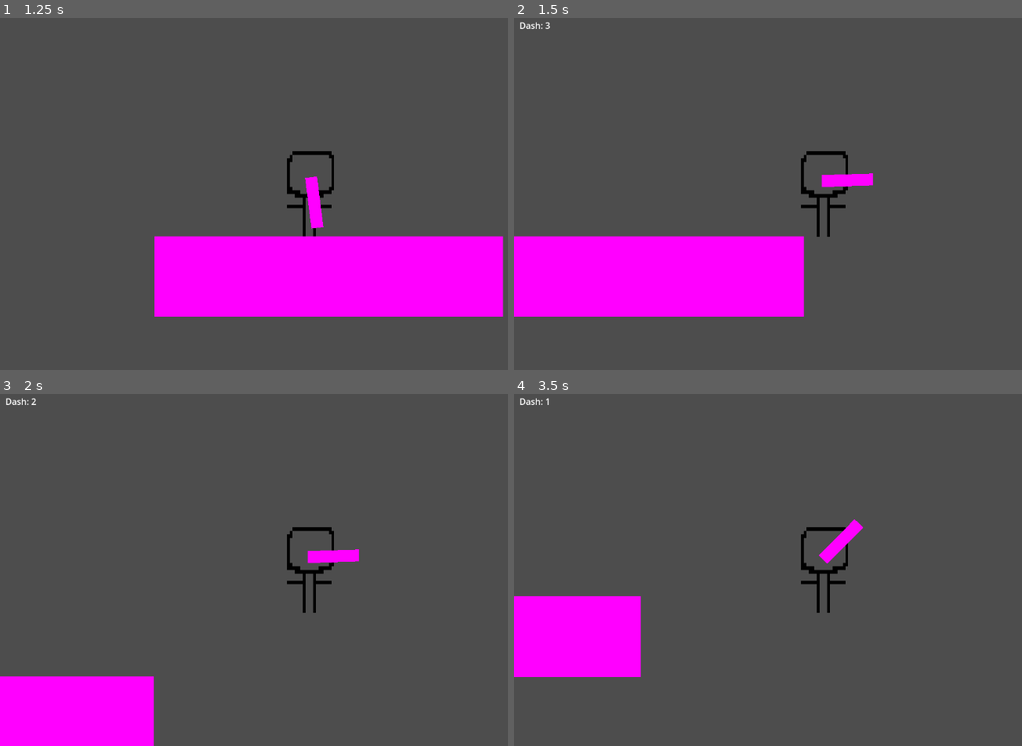
Above: before the commit, frames 1-4 (two rows, left to right).
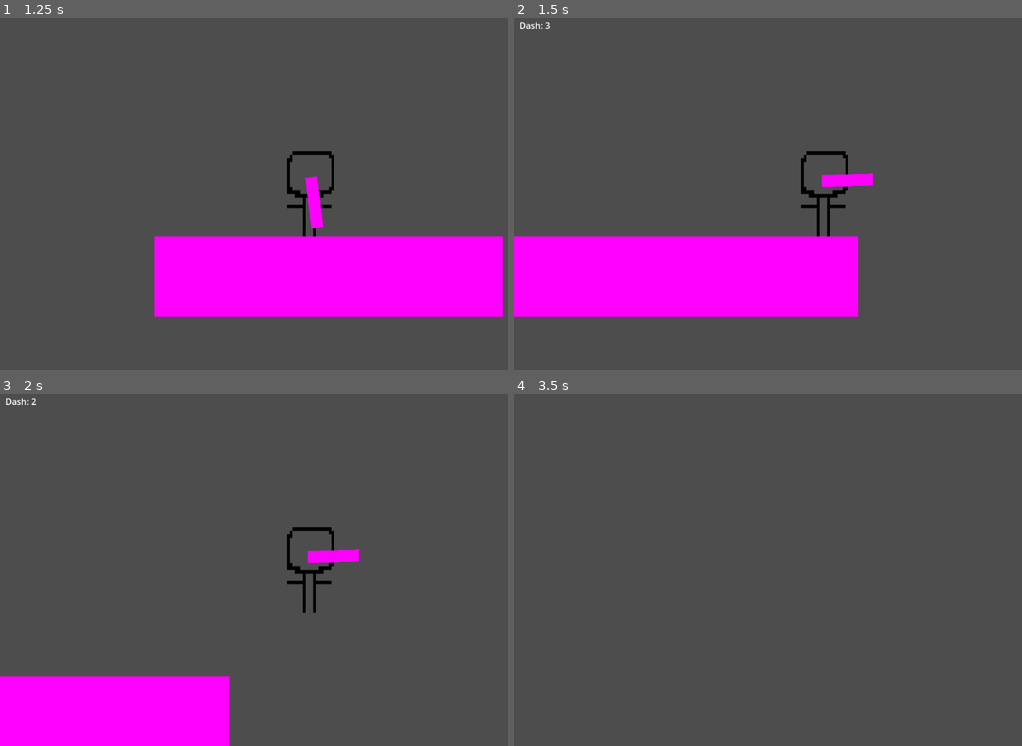
Above: after the commit, the same moments.

Repository: Sheep26/2DMultiplayerShooter
Game: Godot game, scene res://Scenes/MainMenu/MainMenu.tscn
The game is run twice, just before and just after one commit, with the same random seed, the same clock (stepped at 60 frames per second) and the same inputs.
Inputs (mouse positions are in pixels of both pictures, inside the frame that each line leads up to):
- Up to frame 1 (1.25 s): click "Singleplayer" at 0.5 s
- Up to frame 2 (1.5 s): tap Enter at 1.25 s; move the mouse to (966, 176) at 1.27 s; hold Right (right) from 1.28 s (still down); tap E (dash) at 1.35 s
- Up to frame 3 (2 s): keep holding Right (right); tap W (jump) at 1.52 s
- Up to frame 4 (3.5 s): move the mouse to (701, 587) at 2.02 s; click (701, 587) at 2.1 s; tap W (jump) at 2.27 s; move the mouse to (889, 492) at 2.77 s; release Right (right) at 2.78 s; hold Left (left) from 2.78 s (still down); tap E (dash) at 2.85 s

Frame 1 is identical in both runs. In frame 2, 2.5% of the frame differs, in the area x 56-68%, y 61-85%; in frame 3, 3.0%; in frame 4, 6.7%, in the area x 0-69%, y 1-81%.

Commit message:
broken movement code (will fix, but just moving it to different device)

Diff:
--- a/Objects/Player.tscn
+++ b/Objects/Player.tscn
@@ -24,9 +24,12 @@
 [node name="Camera2D" type="Camera2D" parent="."]
 visible = false
 
-[node name="Timer" type="Timer" parent="."]
+[node name="CoyoteTimer" type="Timer" parent="."]
 wait_time = 0.175
 one_shot = true
 
 [node name="Gun" parent="." instance=ExtResource("3_c48so")]
 position = Vector2(-3, -24)
+
+[node name="SpeedChange" type="Timer" parent="."]
+one_shot = true
--- a/Scripts/Player.gd
+++ b/Scripts/Player.gd
@@ -1,28 +1,35 @@
 extends CharacterBody2D
 
 
-const SPEED = 500.0
+const TOP_SPEED = 0.1
 const JUMP_VELOCITY = -475.0
 const JUMPS = 2
+const SPEED_CHANGES_PER_SECOND = 5.0
 var jumpAmount = 2
 var dashCooldown = 0
 var deltaTime = 1
 var moveTime = 1000
 var health = 100
 var was_on_floor
-@onready var coyoteTimer = $Timer
+var currentSpeed = 1
+var speedChange = 0.0
+@onready var coyoteTimer = $CoyoteTimer
+@onready var speedChangeTimer = $SpeedChange
 @onready var lastTime = Time.get_ticks_msec()
 
 # Get the gravity from the project settings to be synced with RigidBody nodes.
 var gravity = ProjectSettings.get_setting("physics/2d/default_gravity")
-
+func _accelerationAndMovement(direction, speedChange):
+	if speedChange >= TOP_SPEED:
+		velocity.x = direction * TOP_SPEED
+	velocity.x = direction * speedChange
+	return velocity.x
 func _jump(onFloor, jumps):
 	if not onFloor and coyoteTimer.is_stopped():
 		jumps -= 1
 	velocity.y = JUMP_VELOCITY
 	jumps -= 1
 	return jumps
-
 func _coyoteTime(on_floor):
 	if was_on_floor and not on_floor:
 		coyoteTimer.start()
@@ -34,7 +41,8 @@
 
 func _process(_delta):
 	queue_redraw()
-
+func _ready():
+	speedChangeTimer.set_wait_time(1/SPEED_CHANGES_PER_SECOND)
 func _physics_process(delta):
 	# Calculate Deltatime
 	deltaTime = Time.get_ticks_msec() - lastTime
@@ -56,10 +64,10 @@
 	var direction = Input.get_axis("left", "right")
 
 	# Handle movement
+
 	if direction:
-		velocity.x = direction * SPEED
-	else:
-		velocity.x = move_toward(velocity.x, 0, SPEED)
+		speedChange = currentSpeed * 1.2
+		currentSpeed = _accelerationAndMovement(direction, speedChange)
 
 	# Handle dash
 	if dashCooldown > 0:
